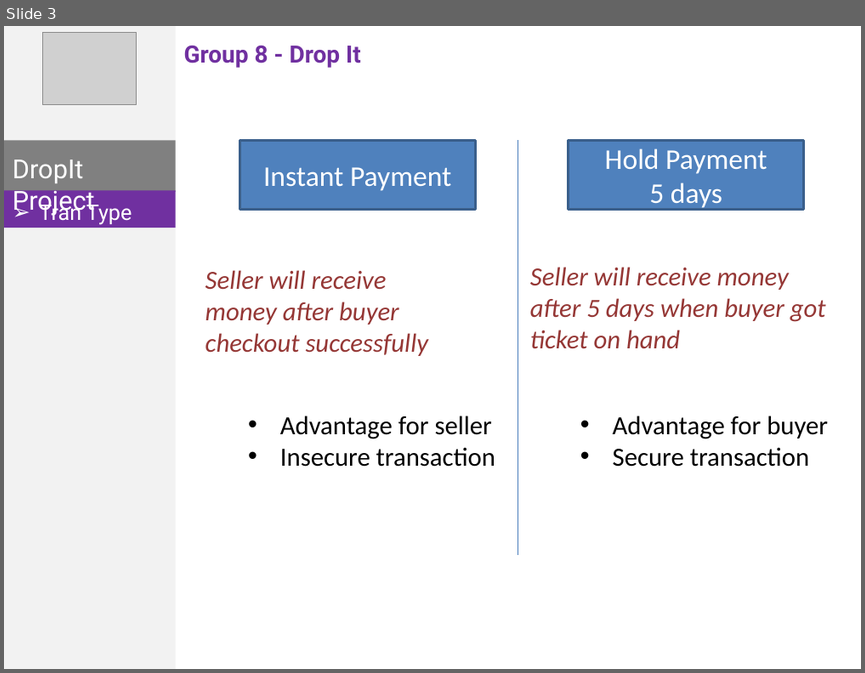
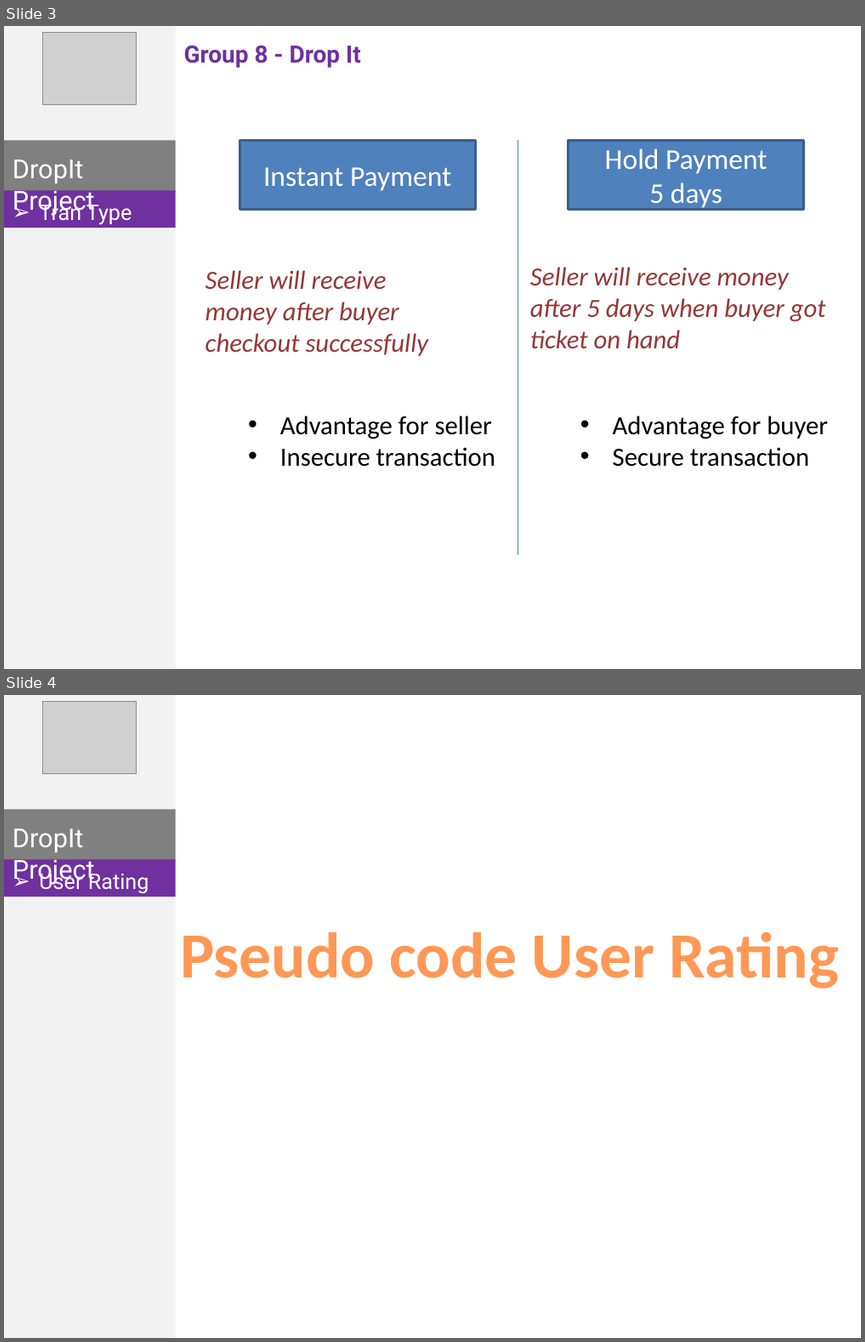
Before and after one commit to phonglk/fptu_capstone, a slide deck: Document/tungdn.pptx. Shown one above the other, each under a label of ours: slide 3 before the commit, slides 3 and 4 after it. The pictures are 865x673 and 865x1342 pixels, drawn with LibreOffice and Linux fonts; fonts in the diff are those of the drawing; grey boxes stand for pictures. Boxes give left, top, right and bottom in pixels: in the first picture for what was removed or moved away, otherwise in the second. Text is boxed around its words. In the diff, an @@ line names an element or a change of style, - is before the commit and + after.

```diff
--- a/Document/tungdn.pptx
+++ b/Document/tungdn.pptx
@@ slide 4 added at <box>4,695,861,1338</box>, background #FFFFFF @@
@@ rectangle added at <box>4,695,176,1338</box>, fill #F2F2F2 @@
@@ picture added at <box>42,701,136,774</box> @@
@@ rectangle added at <box>4,809,176,861</box>, fill #808080 @@
@@ text added at <box>12,828,95,886</box>, 22 pt, text #FFFFFF @@
+DropIt Project
@@ rectangle added at <box>4,860,176,896</box>, fill #7030A0 @@
@@ text added at <box>39,869,149,894</box>, 18 pt, text #FFFFFF @@
+➢ User Rating
@@ text added at <box>180,932,839,988</box>, 54 pt, text gradient #9D4700 to #FF9856 to #FFF5F1, bold @@
+Pseudo code User Rating
```
Also in this commit, not shown: 1 slide changed, 1 other slide added.
